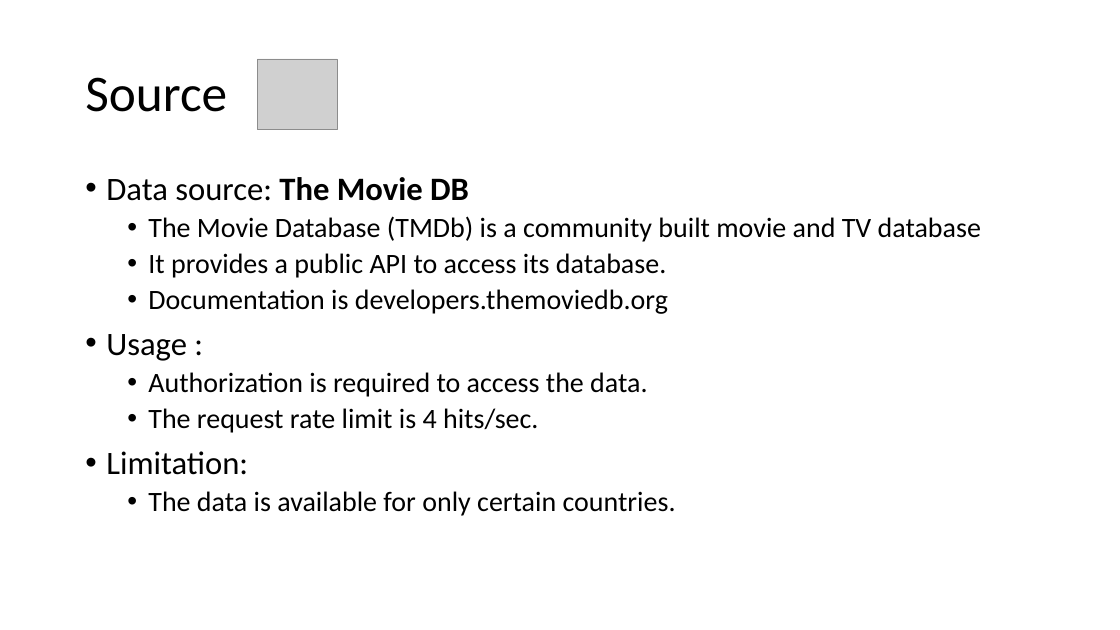
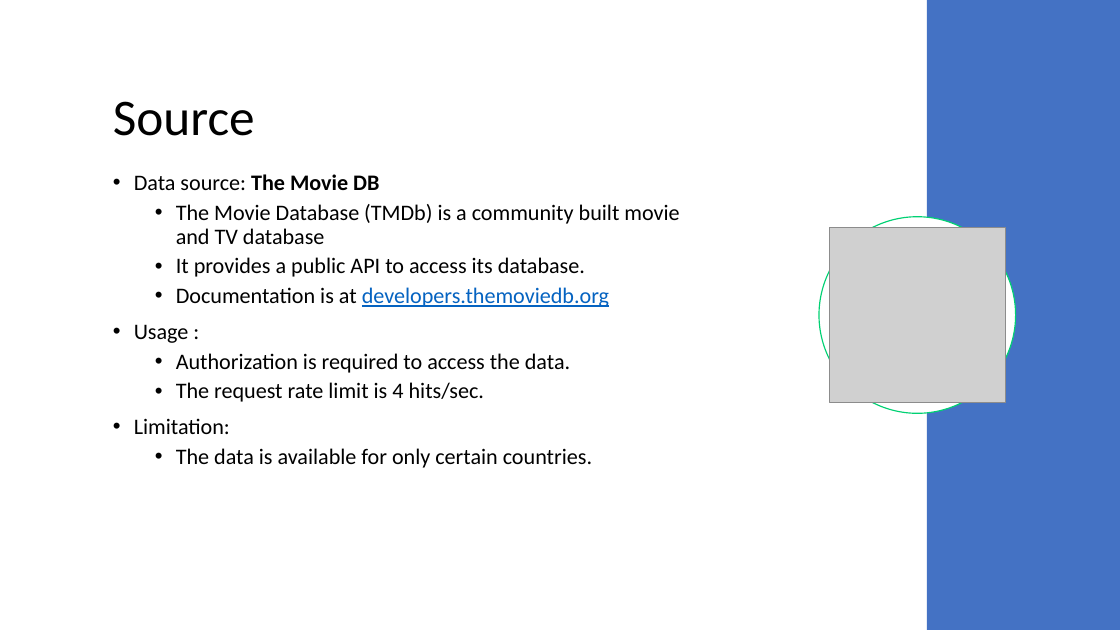
Before and after one commit to akhiln28/ontology_assignment2, a slide deck: slide 3 of presentation.pptx. Drawn at 1120x630 pixels with LibreOffice and Linux fonts; fonts in the diff are those of the drawing; grey boxes stand for pictures. Boxes give left, top, right and bottom in pixels: in the first picture for what was removed or moved away, otherwise in the second. Text is boxed around its words. In the diff, an @@ line names an element or a change of style, - is before the commit and + after.

Commit message:
updated presentation

```diff
--- a/presentation.pptx
+++ b/presentation.pptx
@@ rectangle added at (x1=927, y1=0, x2=1120, y2=630), fill #4472C4 @@
@@ title "Source" moved from (x1=85, y1=77, x2=227, y2=112) to (x1=113, y1=101, x2=255, y2=136) @@
@@ text "Data source: The Movie DB" moved from (x1=106, y1=177, x2=981, y2=516) to (x1=134, y1=204, x2=679, y2=468) @@
@@ text "Data source: The Movie DB" at (x1=134, y1=204, x2=679, y2=468): vertical alignment top to middle @@
@@ text at (x1=134, y1=204, x2=679, y2=468): size 28 to 19 pt in "Data source: The Movie DB", "Usage :", "Limitation:"; size 24 to 19 pt in "The Movie Database (TMDb) is a community ...", "It provides a public API to access ...", "Authorization is required to access the data.", "The request rate limit is 4 hits/sec." and 1 more places @@
@@ ellipse added at (x1=819, y1=217, x2=1016, y2=413), fill #FFFFFF, outline #00D173 1 pt @@
@@ picture resized from (x1=258, y1=59, x2=338, y2=129) to (x1=830, y1=228, x2=1006, y2=403) @@
@@ text at (x1=176, y1=287, x2=609, y2=307): text changed; size 24 to 19 pt; text colour #000000 to #0563C1 @@
-  • Documentation is developers.themoviedb.org
+  • Documentation is at developers.themoviedb.org
```
Also in this commit, not shown: 6 other slides changed, 1 slide added, 1 other file.
